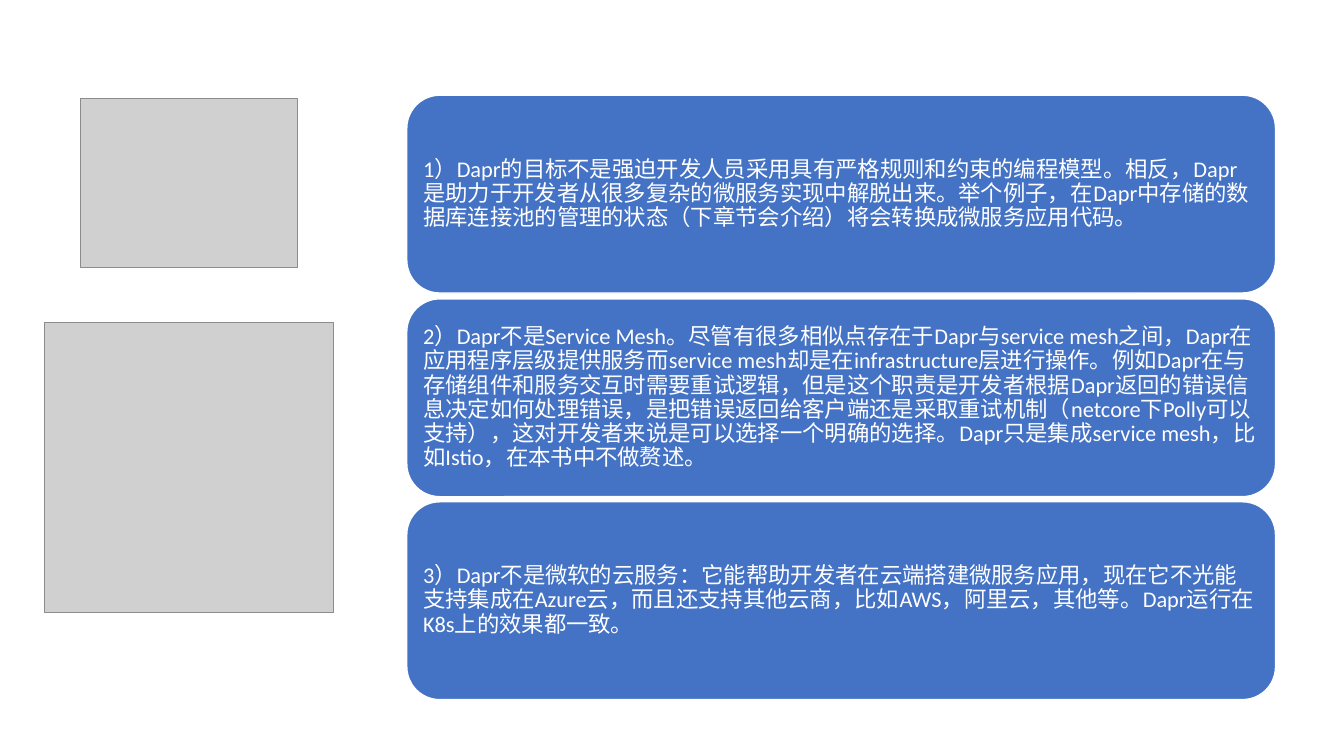
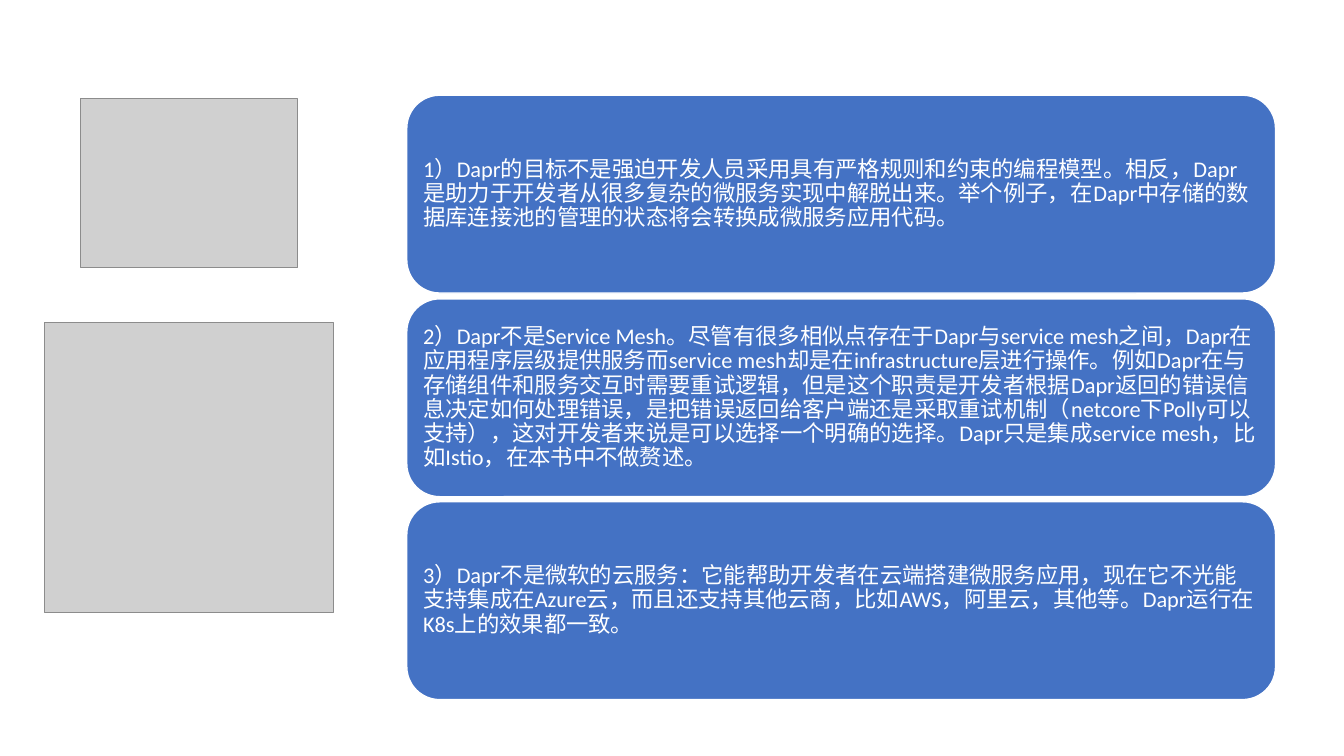
Before and after one commit to geffzhang/TyeDaprDemo, a slide deck: slide 3 of slides.pptx. Drawn at 1344x756 pixels with LibreOffice and Linux fonts; fonts in the diff are those of the drawing; grey boxes stand for pictures. Boxes give left, top, right and bottom in pixels: in the first picture for what was removed or moved away, otherwise in the second. Text is boxed around its words. In the diff, an @@ line names an element or a change of style, - is before the commit and + after.

```diff
--- a/slides.pptx
+++ b/slides.pptx
@@ text at (423,158,1249,227): text changed @@
-1）Dapr的目标不是强迫开发人员采用具有严格规则和约束的编程模型。相反，Dapr是助力于开发者从很多复杂的微服务实现中解脱出来。举个例子，在Dapr中存储的数据库连接池的管理的状态（下章节会介绍）将会转换成微服务应用代码。
+1）Dapr的目标不是强迫开发人员采用具有严格规则和约束的编程模型。相反，Dapr是助力于开发者从很多复杂的微服务实现中解脱出来。举个例子，在Dapr中存储的数据库连接池的管理的状态将会转换成微服务应用代码。
```
